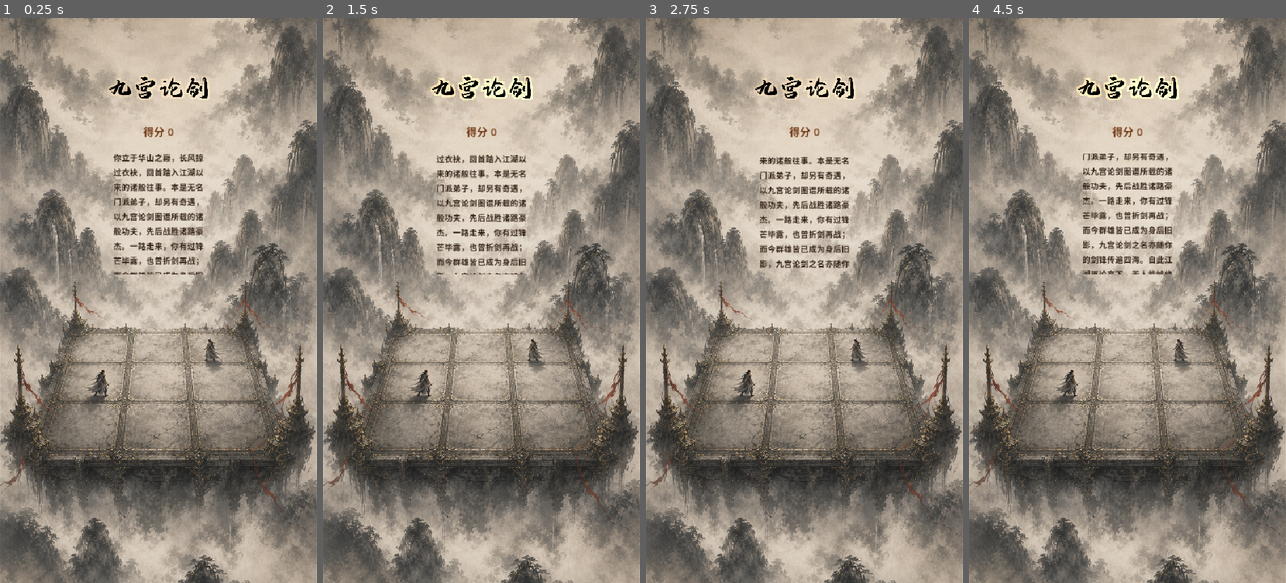
Above: before the commit, frames 1-4 (left to right).
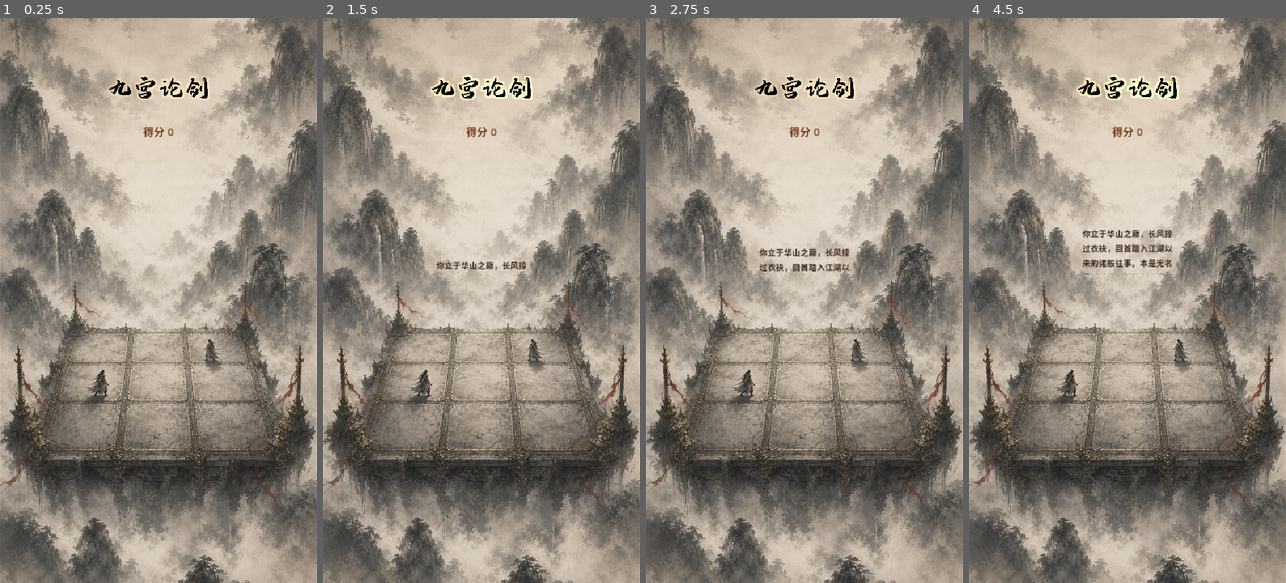
Above: after the commit, the same moments.

Repository: YLMstring/WuXiaCard
Game: Godot game, scene res://scenes/ending.tscn
The game is run twice, just before and just after one commit, with the same random seed, the same clock (stepped at 60 frames per second) and the same inputs. This scene is started directly instead of the project's main scene.
Inputs (mouse positions are in pixels of both pictures, inside the frame that each line leads up to):
- Up to frame 1 (0.25 s): no input
- Up to frame 2 (1.5 s): move the mouse to (551, 272) at 0.52 s; click (551, 272) at 0.67 s; drag from (418, 328) to (465, 413) at 1.27 s
- Up to frame 3 (2.75 s): move the mouse to (836, 176) at 2.02 s; click (836, 176) at 2.17 s
- Up to frame 4 (4.5 s): drag from (1111, 413) to (1032, 215) at 2.77 s; move the mouse to (1222, 385) at 3.52 s; click (1222, 385) at 3.67 s; drag from (1032, 215) to (1079, 159) at 4.27 s

The runs differ from the first frame. In frame 1, 2.1% of the frame differs, in the area x 35-65%, y 24-46%; in frame 2, 2.1%; in frame 3, 2.2%; in frame 4, 2.5%.

Commit message:
fix: roll ending prose in from below

Diff:
--- a/scripts/ending_controller.gd
+++ b/scripts/ending_controller.gd
@@ -211,11 +211,11 @@
 	story_label.position = Vector2.ZERO
 	story_label.size = story_clip.size
 	var rendered_height: float = maxf(
-		story_clip.size.y,
-		story_label.get_minimum_size().y
+		story_label.get_minimum_size().y,
+		float(story_label.get_theme_font_size("font_size"))
 	)
 	story_label.size = Vector2(story_clip.size.x, rendered_height)
-	_story_max_offset = maxf(rendered_height - story_clip.size.y, 0.0)
+	_story_max_offset = rendered_height
 	_story_scroll_offset = clampf(
 		_story_scroll_offset,
 		0.0,
@@ -244,4 +244,7 @@
 
 
 func _apply_story_scroll_position() -> void:
-	story_label.position = Vector2(0.0, -_story_scroll_offset)
+	story_label.position = Vector2(
+		0.0,
+		story_clip.size.y - _story_scroll_offset
+	)
--- a/tests/test_ending_scene.gd
+++ b/tests/test_ending_scene.gd
@@ -77,7 +77,7 @@
 	var title := menu.get_node("MenuLayer/Title") as Label
 	var title_bottom: float = title.position.y + title.size.y
 	_check(
-		score.position.y - title_bottom >= safe_rect.size.y * 0.02,
+		score.position.y - title_bottom + 0.1 >= safe_rect.size.y * 0.009,
 		"A visible breathing gap separates title and score"
 	)
 	_check(
@@ -97,8 +97,12 @@
 	_check(not story.text.contains("折剑再战"), "Flawless prose never mentions a comeback")
 
 	ending.debug_set_story_text("短章已尽。")
-	_check(ending.debug_get_story_max_offset() == 0.0, "Short prose needs no roll")
-	_check(ending.debug_is_story_roll_complete(), "Short prose completes immediately")
+	_check(ending.debug_get_story_max_offset() > 0.0, "Short prose still travels fully into view")
+	_check(not ending.debug_is_story_roll_complete(), "Short prose begins with its entrance incomplete")
+	_check(
+		is_equal_approx(story.position.y, story_clip.size.y),
+		"Story begins completely below the clipping viewport"
+	)
 
 	ending.present({
 		"sect_id": "xuanyue_jianzong",
@@ -147,8 +151,11 @@
 	)
 	_check(score.position == fixed_score_position, "Score remains fixed while story rolls")
 	_check(
-		is_equal_approx(story.position.y, -ending.debug_get_story_scroll_offset()),
-		"Story position follows the measured negative offset"
+		is_equal_approx(
+			story.position.y,
+			story_clip.size.y - ending.debug_get_story_scroll_offset()
+		),
+		"Story rises from below according to the measured offset"
 	)
 	ending.debug_advance_story_roll(10000.0)
 	_check(ending.debug_is_story_roll_complete(), "Roll completes at the measured maximum")
